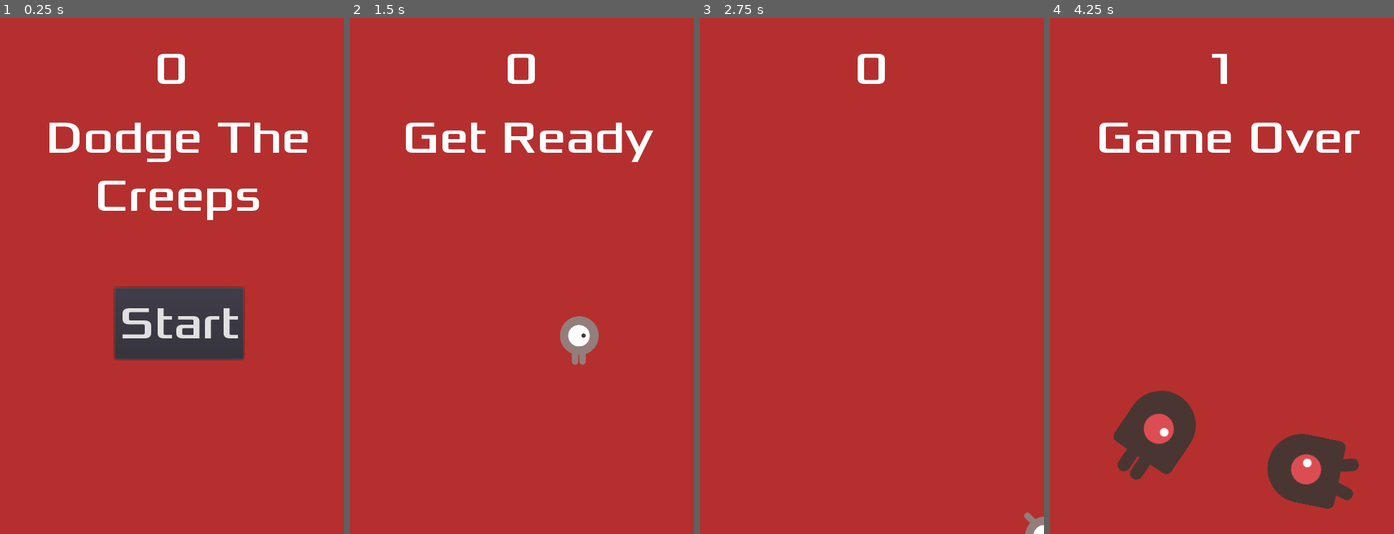
Above: before the commit, frames 1-4 (left to right).
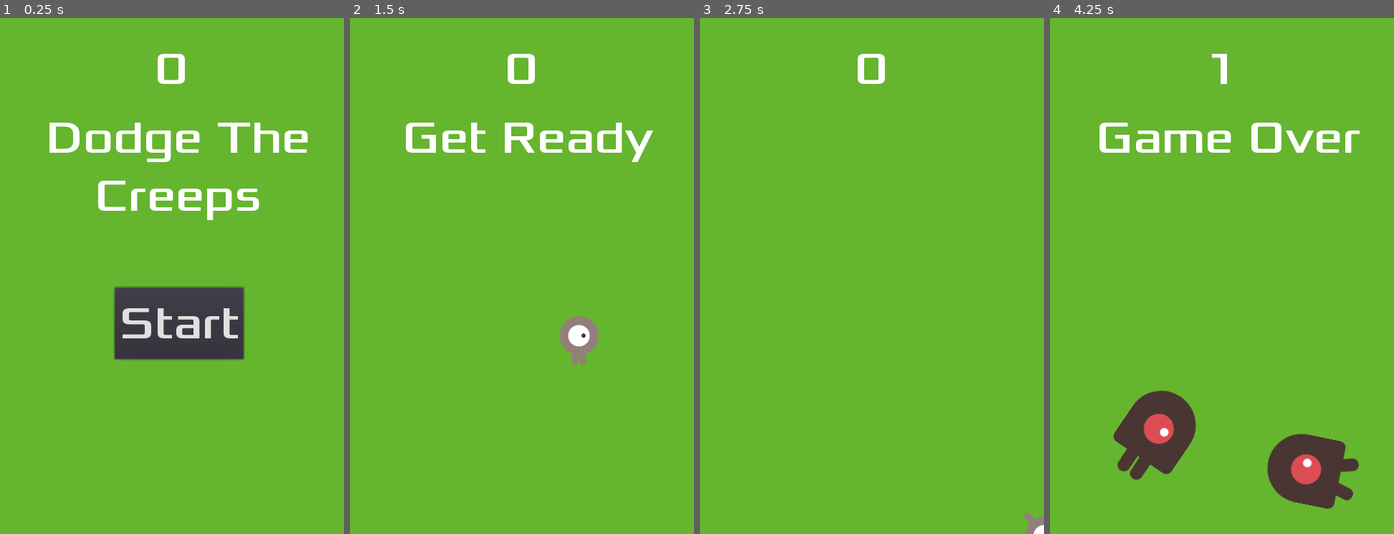
Above: after the commit, the same moments.

Repository: marcelosans/Dodge-The-Creeps-Marcel-Lejk
Game: Godot game, scene res://Main.tscn
Two runs of this game, one before a commit and one after it. Both use one fixed random seed, a clock stepped at 60 frames per second and the inputs below.
Inputs:
- Up to frame 1 (0.25 s): no input
- Up to frame 2 (1.5 s): click "Start" at 0.5 s; tap Enter at 1.25 s; hold Right (move_right) from 1.28 s (still down)
- Up to frame 3 (2.75 s): release Right (move_right) at 2.03 s; hold Down (move_down) from 2.03 s (still down)
- Up to frame 4 (4.25 s): release Down (move_down) at 2.78 s; hold Right (move_right) 2.78-3.53 s; hold Up (move_up) from 3.53 s (still down)

The runs differ from the first frame. In frame 1, 92% of the frame differs, in the area x 0-100%, y 0-100%; in frame 2, 98%; in frame 3, 100%; in frame 4, 93%.

Commit message:
Afegim Sons

Diff:
--- a/Main.gd
+++ b/Main.gd
@@ -20,6 +20,7 @@
 #func _process(delta):
 #	pass
 func new_game():
+	$Music.play()
 	score = 0
 	$Player.start($StartPosition.position)
 	$StartTimer.start()
@@ -29,9 +30,12 @@
 
 
 func game_over():
+	$Music.stop()
 	$ScoreTimer.stop()
 	$MobTimer.stop()
 	$HUD.show_game_over()
+	$DeathSound.play()
+
 
 
 func _on_MobTimer_timeout():
--- a/Main.tscn
+++ b/Main.tscn
@@ -1,9 +1,11 @@
-[gd_scene load_steps=6 format=2]
+[gd_scene load_steps=8 format=2]
 
 [ext_resource path="res://Player.tscn" type="PackedScene" id=1]
 [ext_resource path="res://Main.gd" type="Script" id=2]
 [ext_resource path="res://Enemy.tscn" type="PackedScene" id=3]
 [ext_resource path="res://HUD.tscn" type="PackedScene" id=4]
+[ext_resource path="res://art/gameover.wav" type="AudioStream" id=5]
+[ext_resource path="res://art/House In a Forest Loop.ogg" type="AudioStream" id=6]
 
 [sub_resource type="Curve2D" id=1]
 _data = {
@@ -17,7 +19,7 @@
 [node name="ColorRect" type="ColorRect" parent="."]
 margin_right = 480.0
 margin_bottom = 720.0
-color = Color( 0.713726, 0.188235, 0.188235, 1 )
+color = Color( 0.4, 0.713726, 0.188235, 1 )
 
 [node name="Player" parent="." instance=ExtResource( 1 )]
 
@@ -40,6 +42,12 @@
 
 [node name="HUD" parent="." instance=ExtResource( 4 )]
 
+[node name="Music" type="AudioStreamPlayer" parent="."]
+stream = ExtResource( 6 )
+
+[node name="DeathSound" type="AudioStreamPlayer" parent="."]
+stream = ExtResource( 5 )
+
 [connection signal="hit" from="Player" to="." method="game_over"]
 [connection signal="timeout" from="MobTimer" to="." method="_on_MobTimer_timeout"]
 [connection signal="timeout" from="ScoreTimer" to="." method="_on_ScoreTimer_timeout"]
